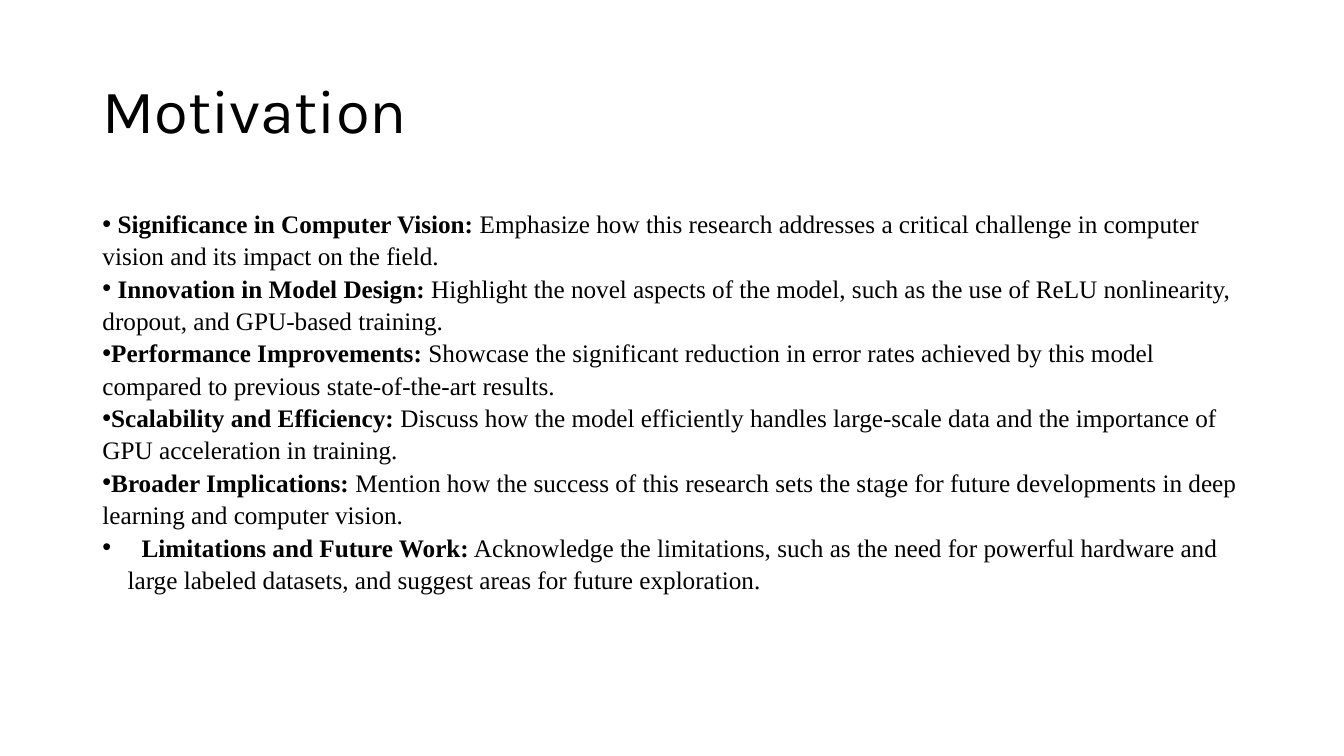
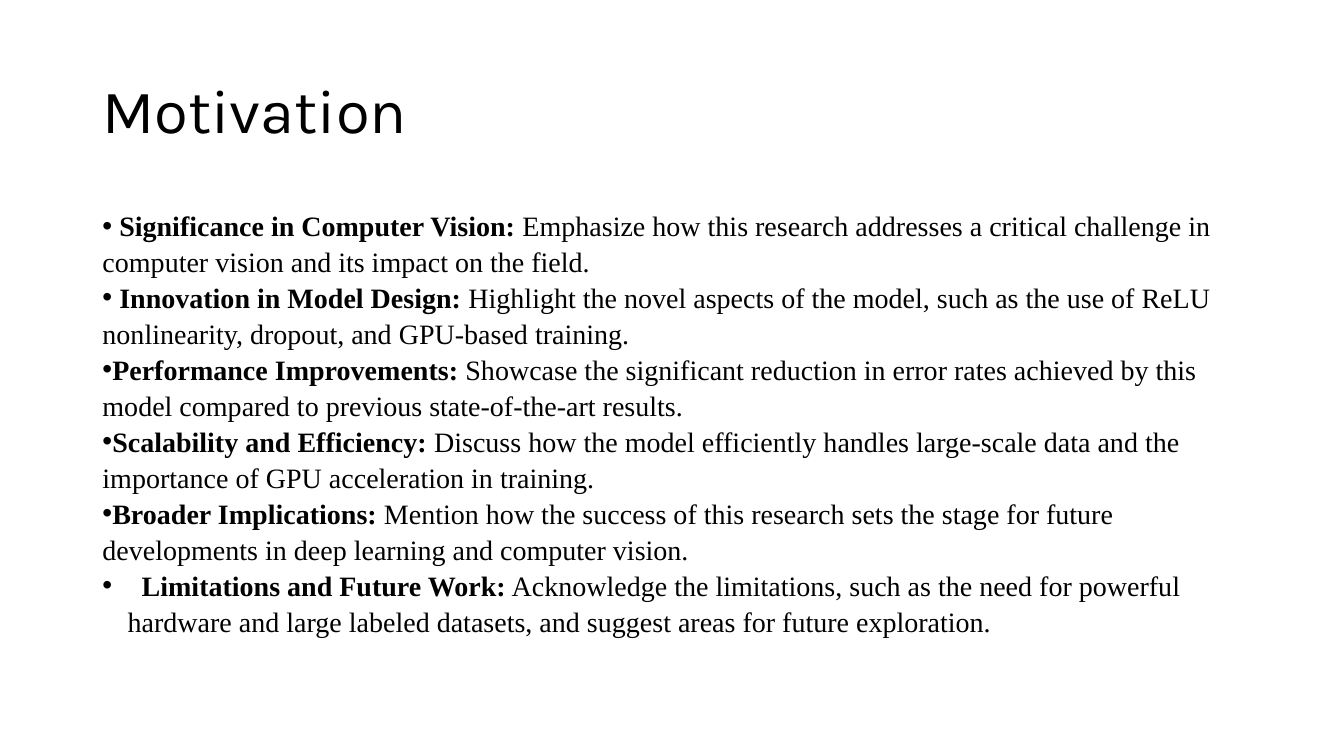
Before and after one commit to VeerendraAriga/NeuralNetwork, a slide deck: slide 3 of Journal/Veerendra ppt presentation neural networks.pptx. Drawn at 1344x756 pixels with LibreOffice and Linux fonts; fonts in the diff are those of the drawing. Boxes give left, top, right and bottom in pixels: in the first picture for what was removed or moved away, otherwise in the second. Text is boxed around its words. In the diff, an @@ line names an element or a change of style, - is before the commit and + after.

```diff
--- a/Journal/Veerendra ppt presentation neural networks.pptx
+++ b/Journal/Veerendra ppt presentation neural networks.pptx
@@ text "Significance in Computer Vision: Emphasize ..." at bbox=[102, 216, 1210, 637]: size 18 to 20 pt @@
```
Also in this commit, not shown: 4 other slides changed.
